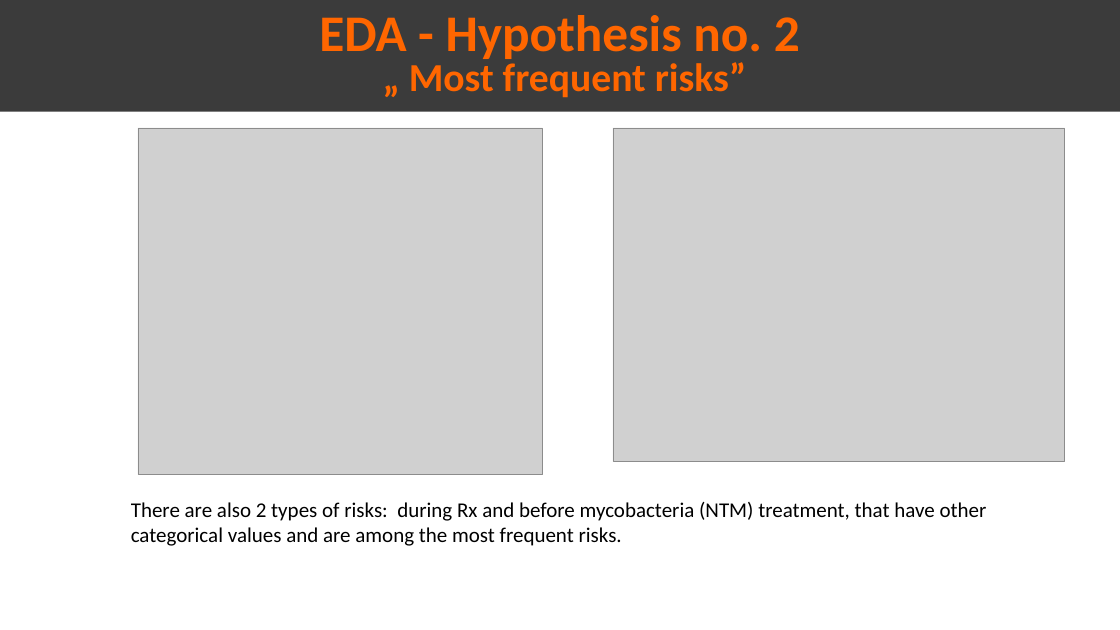
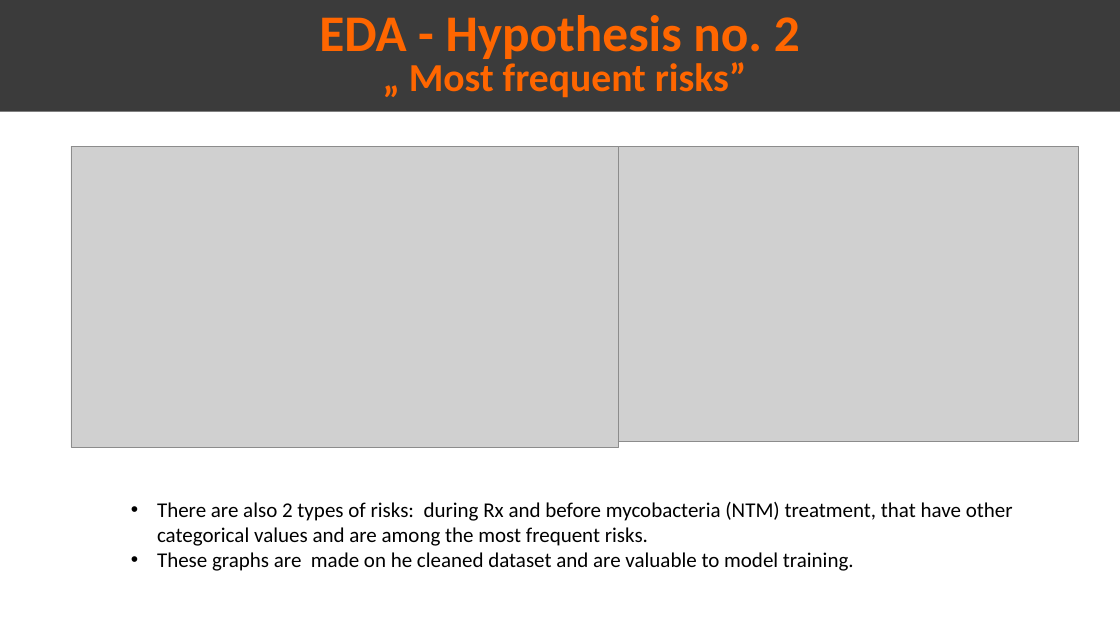
Before and after one commit to Omar-Safwat/HealthCare_project, a slide deck: slide 12 of Week_11/Presentation_EDA.pptx. Drawn at 1120x630 pixels with LibreOffice and Linux fonts; fonts in the diff are those of the drawing; grey boxes stand for pictures. Boxes give left, top, right and bottom in pixels: in the first picture for what was removed or moved away, otherwise in the second. Text is boxed around its words. In the diff, an @@ line names an element or a change of style, - is before the commit and + after.

```diff
--- a/Week_11/Presentation_EDA.pptx
+++ b/Week_11/Presentation_EDA.pptx
@@ picture: place and size @@
-picture at (138,128,543,475)
+picture at (71,146,619,447)
@@ picture: place and size @@
-picture at (613,128,1065,461)
+picture at (580,146,1080,441)
@@ text at (157,502,1013,546): bullet none to • @@
@@ text at (157,552,854,571): paragraph added @@
+• These graphs are made on he cleaned dataset and are valuable to model training.
```
Also in this commit, not shown: 3 other slides changed.
